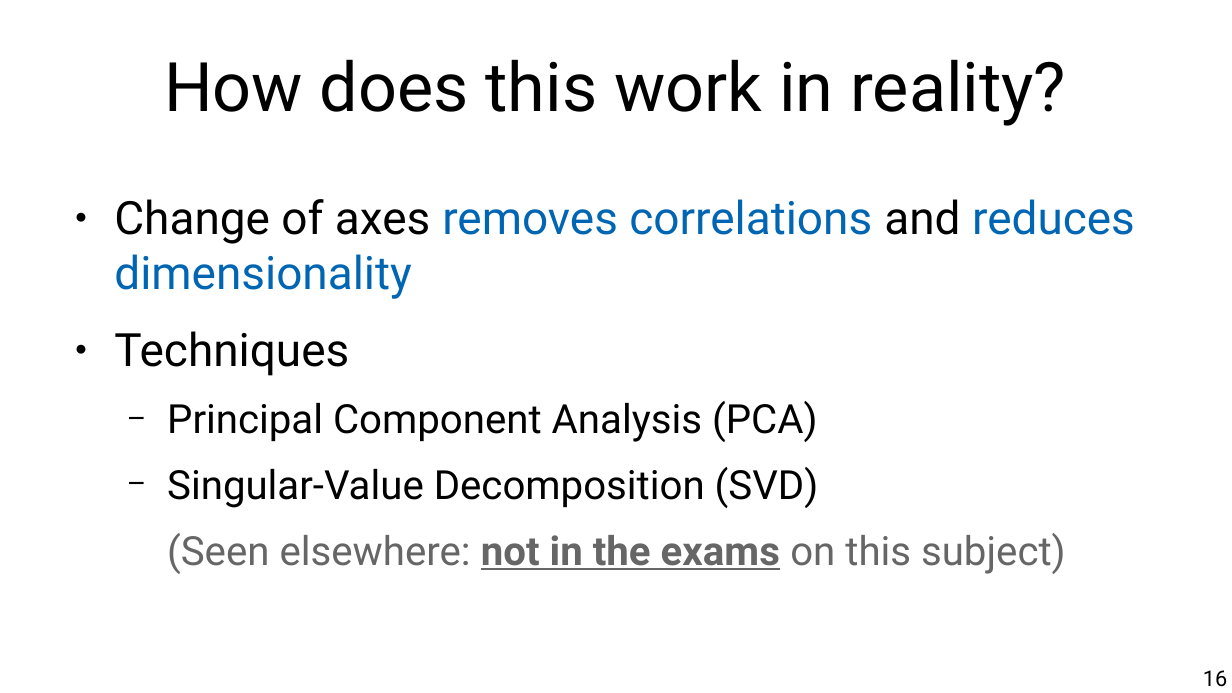
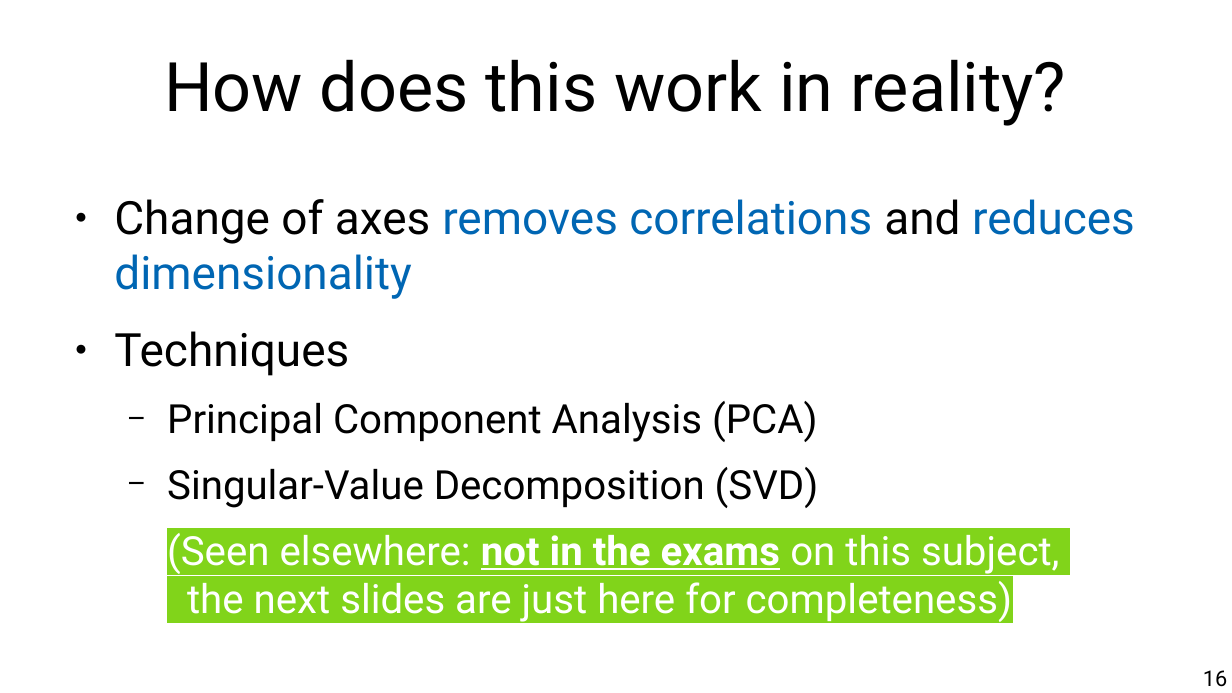
Before and after one commit to marco-calautti/data-mining-course, a slide deck: slide 16 of theory/odp/tt05_reduction.odp. Drawn at 1232x693 pixels with LibreOffice and Linux fonts; fonts in the diff are those of the drawing. Boxes give left, top, right and bottom in pixels: in the first picture for what was removed or moved away, otherwise in the second. Text is boxed around its words. In the diff, an @@ line names an element or a change of style, - is before the commit and + after.

```diff
--- a/theory/odp/tt05_reduction.odp
+++ b/theory/odp/tt05_reduction.odp
@@ text at bbox=[167, 533, 1059, 624]: text changed; text colour #666666 to #FFFFFF @@
-  (Seen elsewhere: not in the exams on this subject)
+  (Seen elsewhere: not in the exams on this subject,
+  the next slides are just here for completeness)
```
Also in this commit, not shown: 2 other files.
